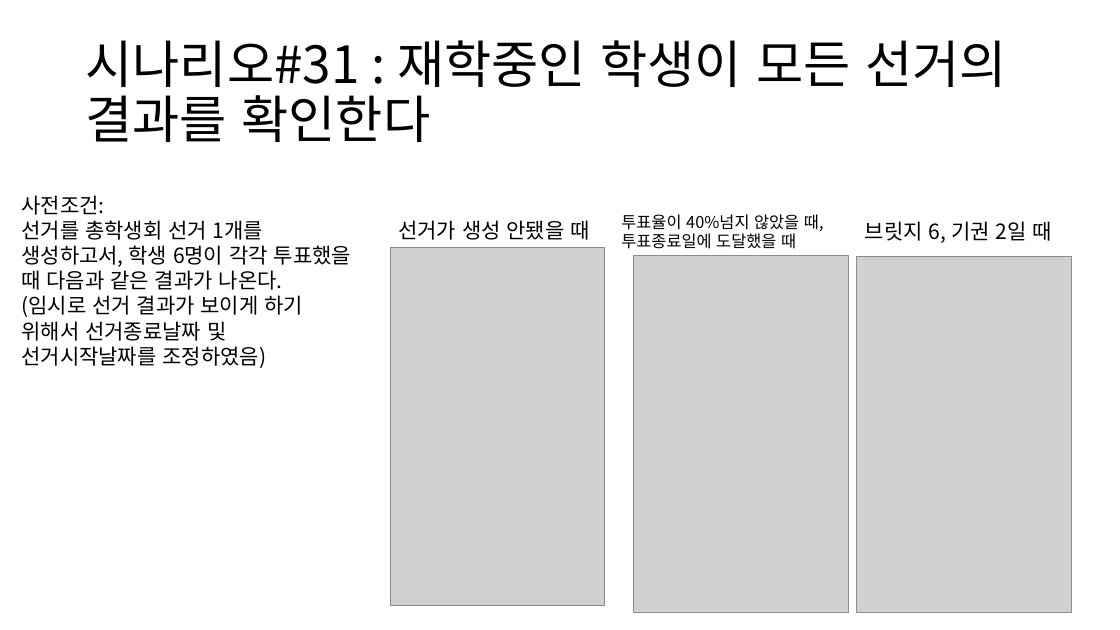
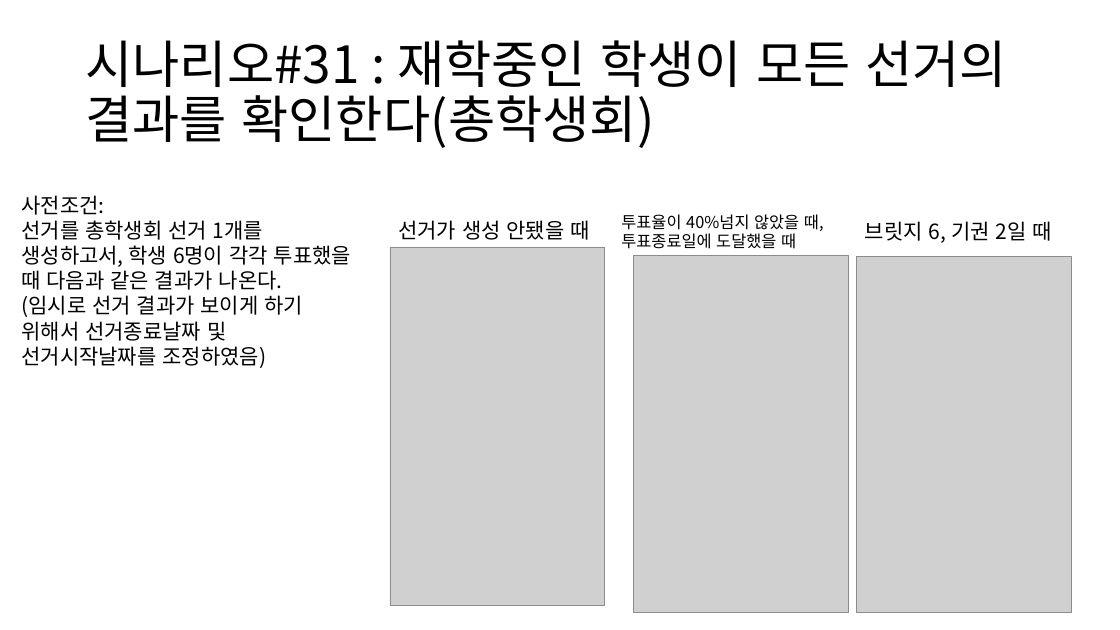
Before and after one commit to BL-UCKSS/evote-project, a slide deck: slide 57 of Document/Testcase/Testcase #1.pptx. Drawn at 1120x630 pixels with LibreOffice and Linux fonts; fonts in the diff are those of the drawing; grey boxes stand for pictures. Boxes give left, top, right and bottom in pixels: in the first picture for what was removed or moved away, otherwise in the second. Text is boxed around its words. In the diff, an @@ line names an element or a change of style, - is before the commit and + after.

```diff
--- a/Document/Testcase/Testcase #1.pptx
+++ b/Document/Testcase/Testcase #1.pptx
@@ title at (85,40,1007,148): text changed @@
-시나리오#31 : 재학중인 학생이 모든 선거의 결과를 확인한다
+시나리오#31 : 재학중인 학생이 모든 선거의 결과를 확인한다(총학생회)
```
Also in this commit, not shown: 2 other slides changed, 3 slides added.
